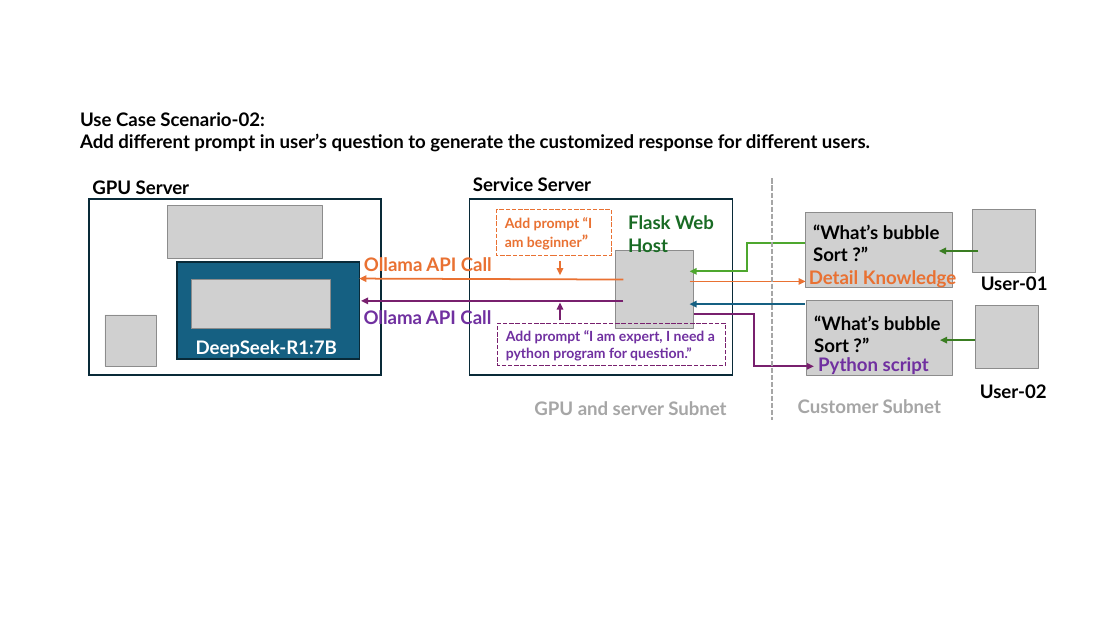
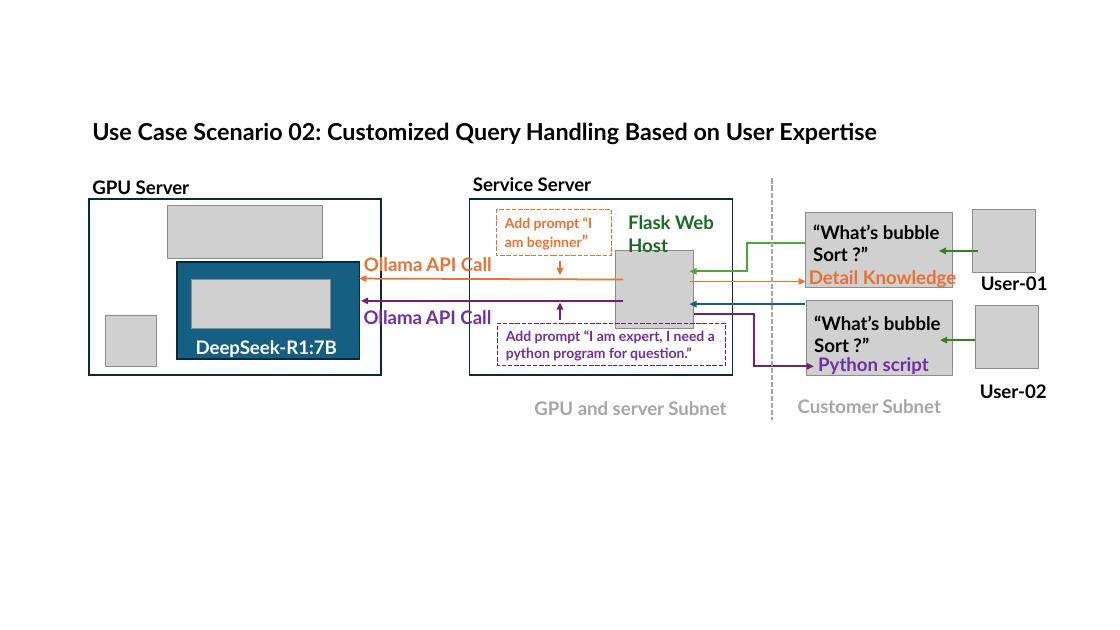
Before and after one commit to LiuYuancheng/Deepseek_Local_LATA, a slide deck: slide 2 of Articles/2_ShareLocalDeepSeekService/img/designDoc.pptx. Drawn at 1120x630 pixels with LibreOffice and Linux fonts; fonts in the diff are those of the drawing; grey boxes stand for pictures. Boxes give left, top, right and bottom in pixels: in the first picture for what was removed or moved away, otherwise in the second. Text is boxed around its words. In the diff, an @@ line names an element or a change of style, - is before the commit and + after.

```diff
--- a/Articles/2_ShareLocalDeepSeekService/img/designDoc.pptx
+++ b/Articles/2_ShareLocalDeepSeekService/img/designDoc.pptx
@@ text at (92, 122, 877, 145): text changed; size 16 to 20 pt @@
-Use Case Scenario-02:
-Add different prompt in user’s question to generate the customized response for different users.
+Use Case Scenario 02: Customized Query Handling Based on User Expertise
```
Also in this commit, not shown: 4 other files.
